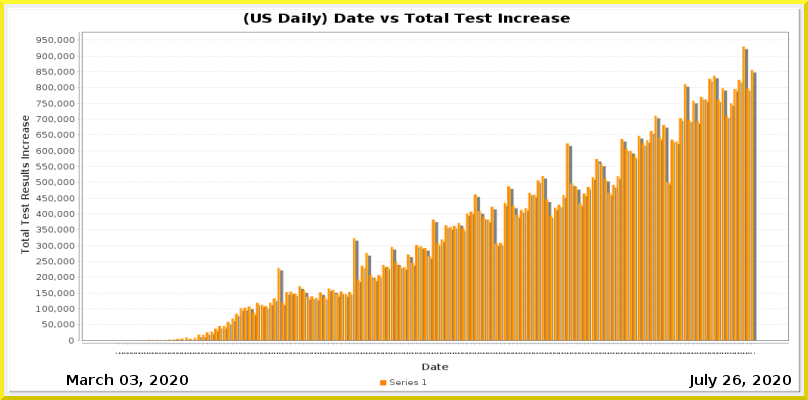
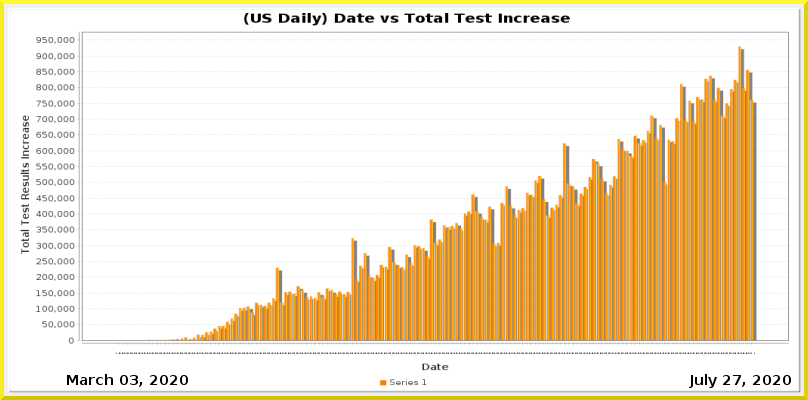
Before/after of a (808, 400) layered artwork. What changed in the layer stack:
painted on "Current Date" over [733, 375, 741, 385]
painted on "Date_vs_TestIncrease.png" over [138, 46, 757, 354]
